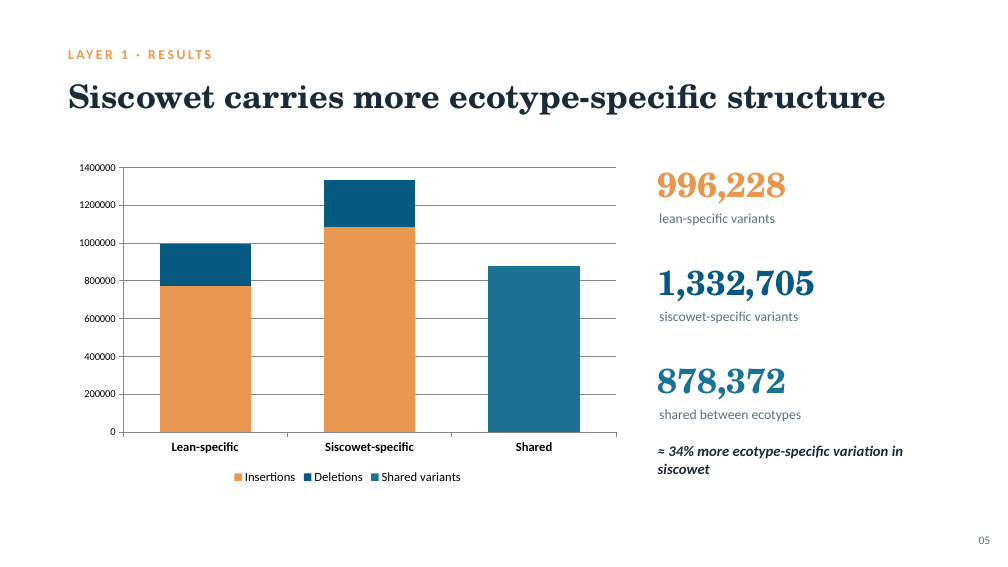
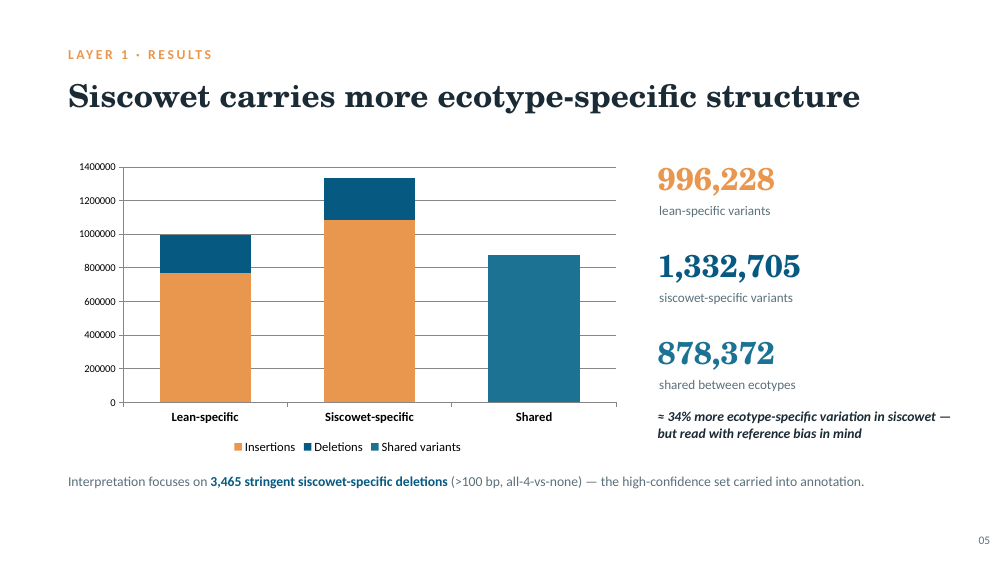
Before and after one commit to RobertsLab/project-lake-trout, a slide deck: slide 6 of output/deck/lake-trout-ecotypes-PAV-methylation.pptx. Drawn at 1008x567 pixels with LibreOffice and Linux fonts; fonts in the diff are those of the drawing. Boxes give left, top, right and bottom in pixels: in the first picture for what was removed or moved away, otherwise in the second. Text is boxed around its words. In the diff, an @@ line names an element or a change of style, - is before the commit and + after.

```diff
--- a/output/deck/lake-trout-ecotypes-PAV-methylation.pptx
+++ b/output/deck/lake-trout-ecotypes-PAV-methylation.pptx
@@ text "Siscowet carries more ecotype-specific structure" at (68, 84, 860, 114): size 31 to 30 pt @@
@@ column stacked chart: place and size @@
-column stacked chart at (68, 155, 628, 488)
+column stacked chart at (68, 155, 628, 457)
@@ text "1,332,705": place and size @@
-text "1,332,705" at (658, 270, 816, 302)
+text "1,332,705" at (658, 254, 801, 283)
@@ text "siscowet-specific variants": place and size @@
-text "siscowet-specific variants" at (659, 311, 799, 323)
+text "siscowet-specific variants" at (659, 293, 793, 304)
@@ size 33 to 30 pt in 3 elements at (658, 167, 775, 196), (658, 254, 801, 283), (658, 341, 775, 370) @@
@@ text "878,372": place and size @@
-text "878,372" at (658, 368, 787, 400)
+text "878,372" at (658, 341, 775, 370)
@@ size 13 to 12.5 pt in 3 elements at (659, 206, 770, 217), (659, 293, 793, 304), (659, 380, 796, 391) @@
@@ text "shared between ecotypes": place and size @@
-text "shared between ecotypes" at (659, 409, 802, 421)
+text "shared between ecotypes" at (659, 380, 796, 391)
@@ text at (658, 411, 936, 440): text changed; size 14 to 13 pt @@
-≈ 34% more ecotype-specific variation in siscowet
+≈ 34% more ecotype-specific variation in siscowet — but read with reference bias in mind
@@ text added at (68, 476, 864, 489), 13 pt, text #5B707B @@
+Interpretation focuses on 3,465 stringent siscowet-specific deletions (>100 bp, all-4-vs-none) — the high-confidence set carried into annotation.
```
Also in this commit, not shown: 9 other slides changed, 4 slides added, 1 slide removed, 1 other file.
